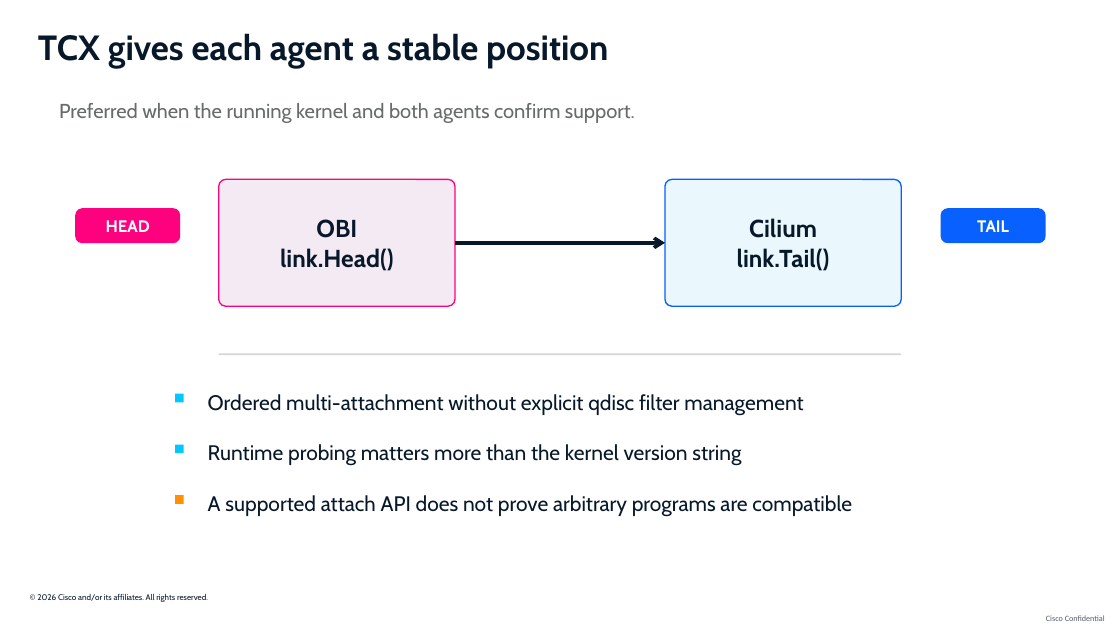
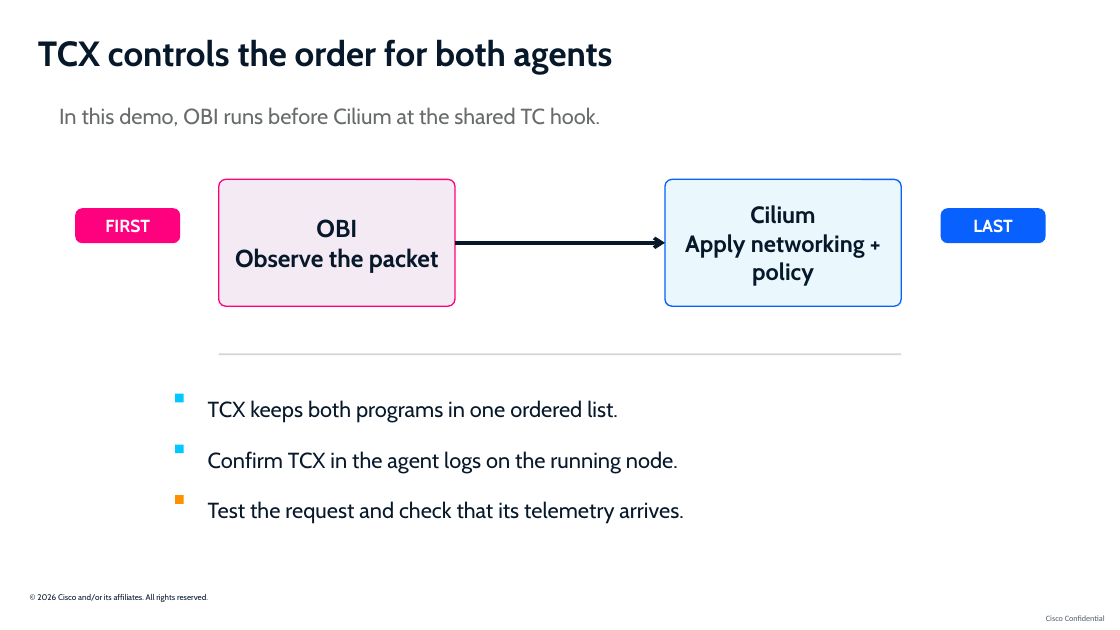
Before and after one commit to ajimenez1503/cilium-obi-demo, a slide deck: slide 11 of slides/cilium-obi-session-deck-latest.pptx. Drawn at 1120x630 pixels with LibreOffice and Linux fonts; fonts in the diff are those of the drawing; background and template pictures are left out. Boxes give left, top, right and bottom in pixels: in the first picture for what was removed or moved away, otherwise in the second. Text is boxed around its words. In the diff, an @@ line names an element or a change of style, - is before the commit and + after.

Commit message:
Clarify demo paths and presenter explanations

```diff
--- a/slides/cilium-obi-session-deck-latest.pptx
+++ b/slides/cilium-obi-session-deck-latest.pptx
@@ text at (38, 39, 613, 75): text changed @@
-TCX gives each agent a stable position
+TCX controls the order for both agents
@@ text at (59, 107, 600, 126): text changed; size 17.2 to 18.8 pt @@
-Preferred when the running kernel and both agents confirm support.
+In this demo, OBI runs before Cilium at the shared TC hook.
@@ text in rounded rectangle at (750, 205, 815, 224): size 21 to 20.2 pt in "Cilium" @@
@@ text in rounded rectangle at (105, 219, 150, 233): text changed; size 14.2 to 15 pt @@
-HEAD
+FIRST
@@ text in rounded rectangle at (685, 234, 865, 286): text changed; size 21 to 20.2 pt @@
-link.Tail()
+Apply networking + policy
@@ text in rounded rectangle at (973, 219, 1013, 233): text changed; size 14.2 to 15 pt @@
-TAIL
+LAST
@@ text in rounded rectangle at (235, 248, 439, 273): text changed @@
-link.Head()
+Observe the packet
@@ text at (208, 400, 618, 423): text changed; size 18 to 18.8 pt @@
-Ordered multi-attachment without explicit qdisc filter management
+TCX keeps both programs in one ordered list.
@@ text at (208, 451, 678, 474): text changed; size 18 to 18.8 pt @@
-Runtime probing matters more than the kernel version string
+Confirm TCX in the agent logs on the running node.
@@ vertical alignment top to middle in 5 elements at (38, 39, 613, 75), (59, 107, 600, 126), (208, 400, 618, 423), (208, 451, 678, 474), (208, 501, 683, 524) @@
@@ text at (208, 501, 683, 524): text changed; size 18 to 18.8 pt @@
-A supported attach API does not prove arbitrary programs are compatible
+Test the request and check that its telemetry arrives.
```
Also in this commit, not shown: 6 other slides changed, 2 slides added, 2 slides removed.
